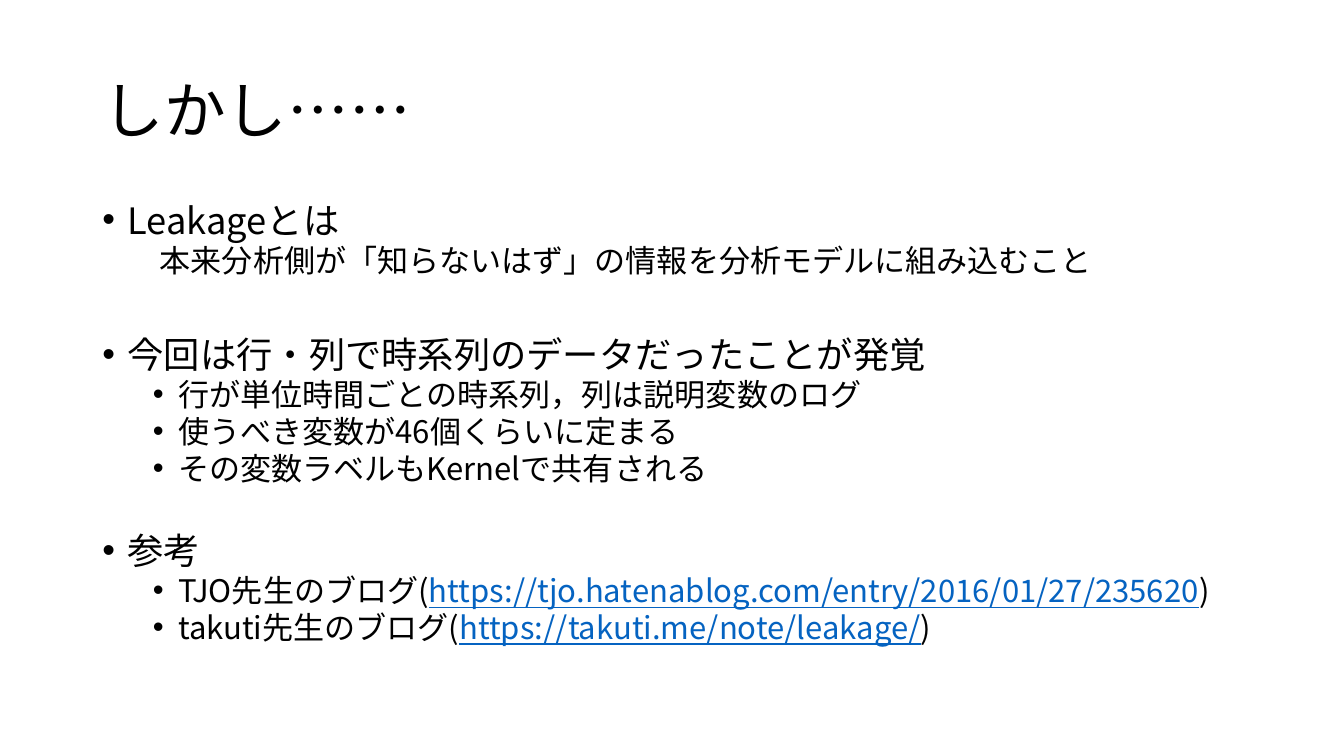
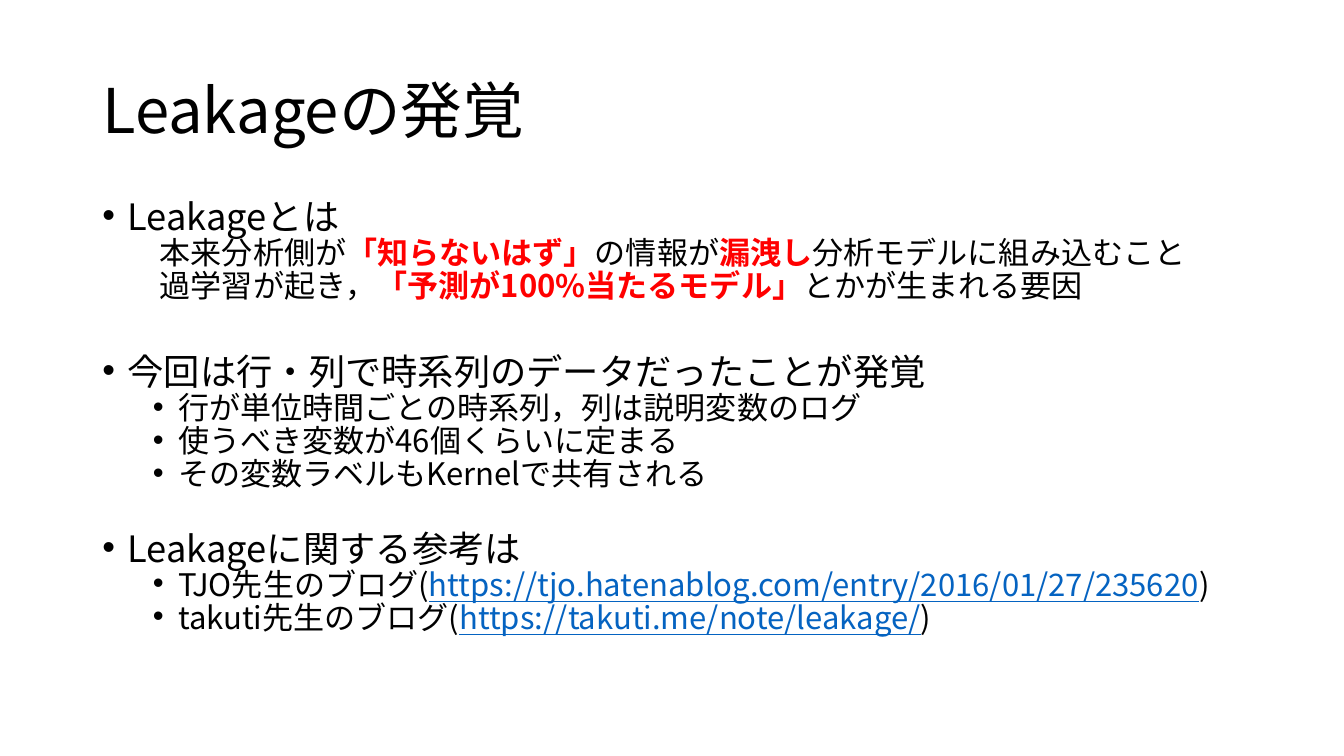
Before and after one commit to 8-u8/Kaggle, a slide deck: slide 15 of Santander/output/caretパッケージを使ったXGBoostのformula型.pptx (slide 14 before the commit). Drawn at 1344x756 pixels with LibreOffice and Linux fonts; fonts in the diff are those of the drawing. Boxes give left, top, right and bottom in pixels: in the first picture for what was removed or moved away, otherwise in the second. Text is boxed around its words. In the diff, an @@ line names an element or a change of style, - is before the commit and + after.

```diff
--- a/Santander/output/caretパッケージを使ったXGBoostのformula型.pptx
+++ b/Santander/output/caretパッケージを使ったXGBoostのformula型.pptx
@@ title at <box>102,81,523,149</box>: text changed @@
-しかし……
+Leakageの発覚
@@ text at <box>128,201,1210,637</box>: line spacing 0.8 to 0.7 @@
@@ text at <box>160,233,1186,300</box>: text changed @@
-  本来分析側が「知らないはず」の情報を分析モデルに組み込むこと
+  本来分析側が「知らないはず」の情報が漏洩し分析モデルに組み込むこと
+  過学習が起き，「予測が100%当たるモデル」とかが生まれる要因
@@ text at <box>128,531,521,573</box>: text changed @@
-• 参考
+• Leakageに関する参考は
```
Also in this commit, not shown: 7 other slides changed, 8 slides added, 1 slide removed, 3 other files.
